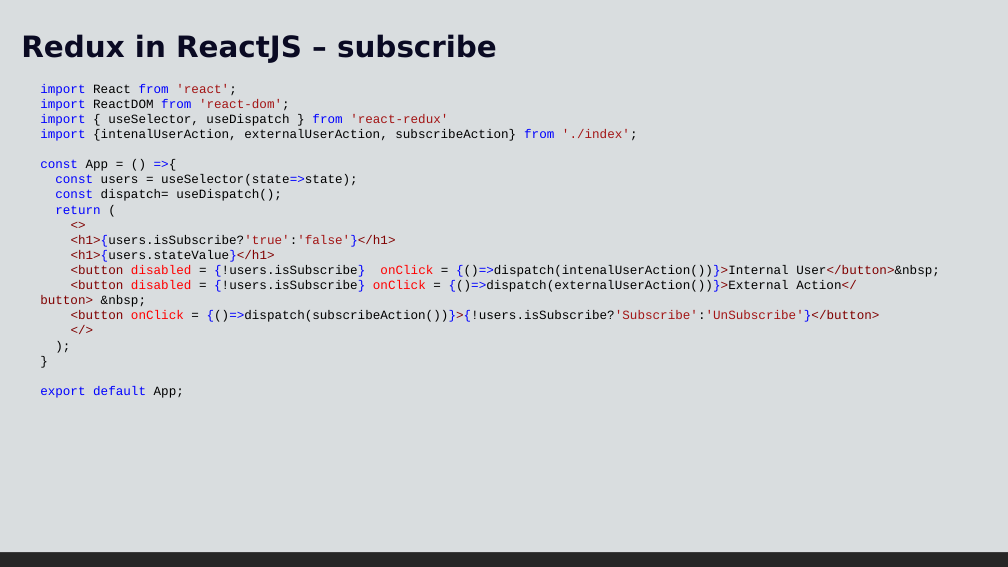
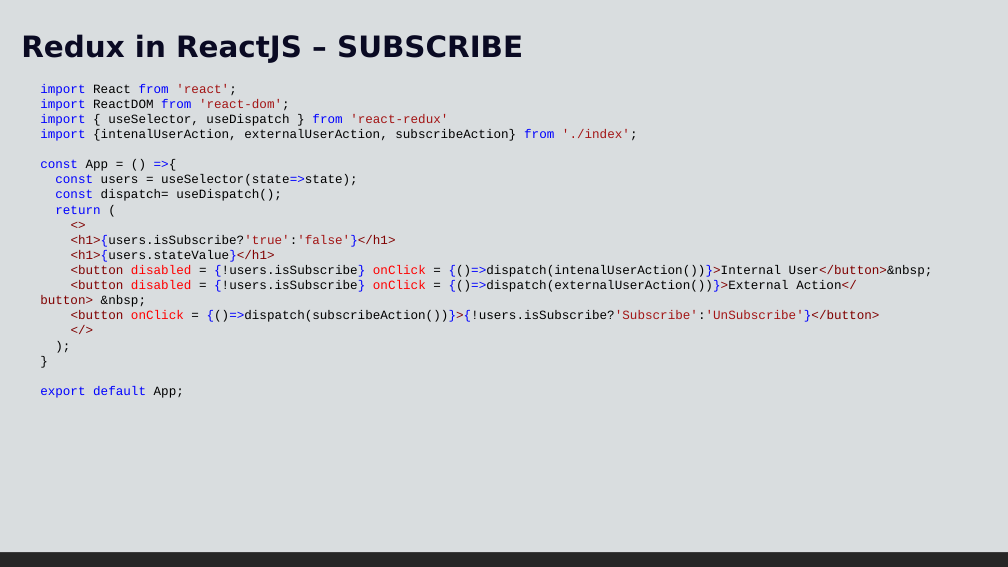
Before and after one commit to bharathi2k6/Learn_React, a slide deck: slide 7 of doc/React-5.pptx (slide 9 before the commit). Drawn at 1008x567 pixels with LibreOffice and Linux fonts; fonts in the diff are those of the drawing. Boxes give left, top, right and bottom in pixels: in the first picture for what was removed or moved away, otherwise in the second. Text is boxed around its words. In the diff, an @@ line names an element or a change of style, - is before the commit and + after.

Commit message:
all redux

```diff
--- a/doc/React-5.pptx
+++ b/doc/React-5.pptx
@@ text at [21,34,523,63]: text changed @@
-Redux in ReactJS – subscribe
+Redux in ReactJS – SUBSCRIBE
@@ text "import React from 'react';" rewrapped from [40,84,940,398] to [40,84,933,398] @@
```
Also in this commit, not shown: 7 other slides changed, 4 slides added, 3 slides removed, 30 other files.
